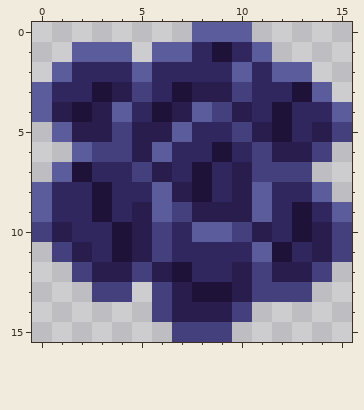
Pixel-art file: assets/images/meteor_small.aseprite. Above: the version before the commit.
16x16 pixels, 1 frame.
New version:
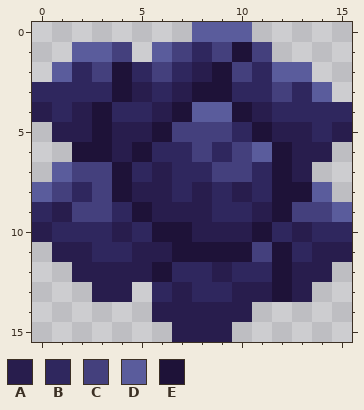
Palette (. is transparent): A #281d4d  B #2f275e  C #44407d  D #5a5c9c  E #1e1238
The edit:
@@ x 0..15 @@
  0 ........DDD.....
- 1 ..DDD.DDBEBD....
- 2 .DBBBDBBBBDBDD..
- 3 DBBEACBEAACBBED.
- 4 DAEADBEADCABEBBD
- 5 .DAACAADBBCAEBAC
- 6 ..DCCADBBEBCAAC.
- 7 .DEBBCABEBACCC..
- 8 DBBEBBDAEBADBBD.
- 9 DBBEBADCAAADBEBD
-10 CABBEACBDDCABEAC
-11 .CABEACBBBBDEBAC
-12 ..CAACAEBBACAAC.
-13 ...CC.CAEEACCC..
-14 ......CAAAC.....
-15 .......CCC......
+ 1 ..DDC.DCBCEC....
+ 2 .DBCEBCBAECBDD..
+ 3 BBBBEABAEEBBCBD.
+ 4 ABAEBBAEDDEABBBB
+ 5 .AAEAAECCCBEAABA
+ 6 ..EEAEBBCBCDEAA.
+ 7 .DCCEBABBCCBEA..
+ 8 DCBCEAABABABEED.
+ 9 BACCBEAAABBAECCD
+10 ABBBABEEAAAEBABB
+11 .AABBAAEEEECEBAA
+12 ..AAAAEBBABBEAA.
+13 ...AA.BABBAAEA..
+14 ......AAAAA.....
+15 .......AAA......
Changed places in both pictures, as pixel boxes (x1, y1, x2, y2):
changed: (32, 42, 352, 342)
